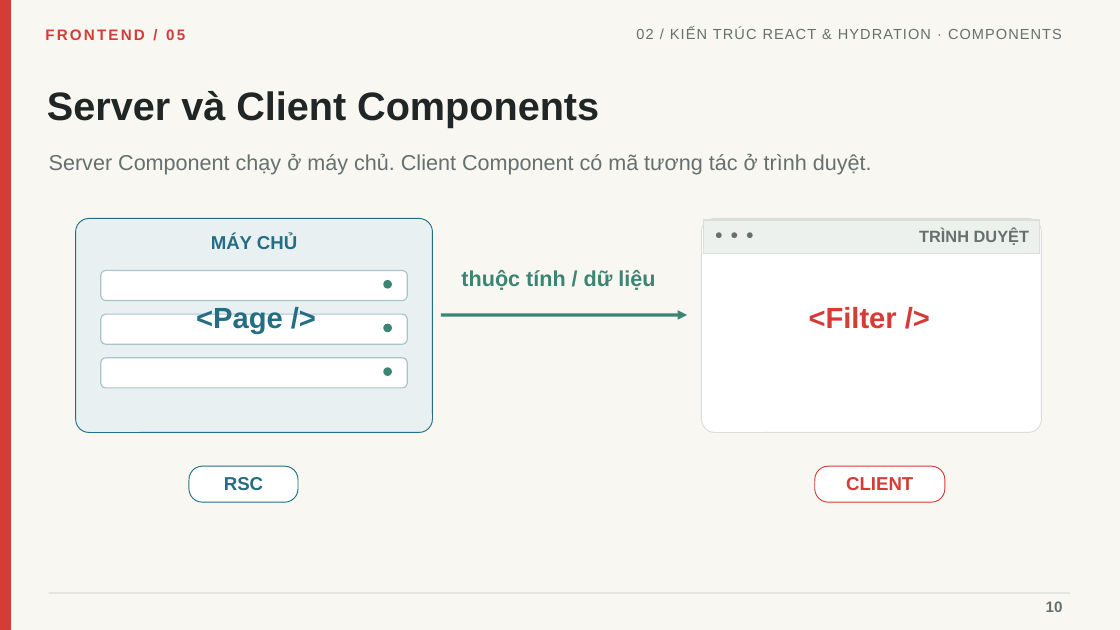
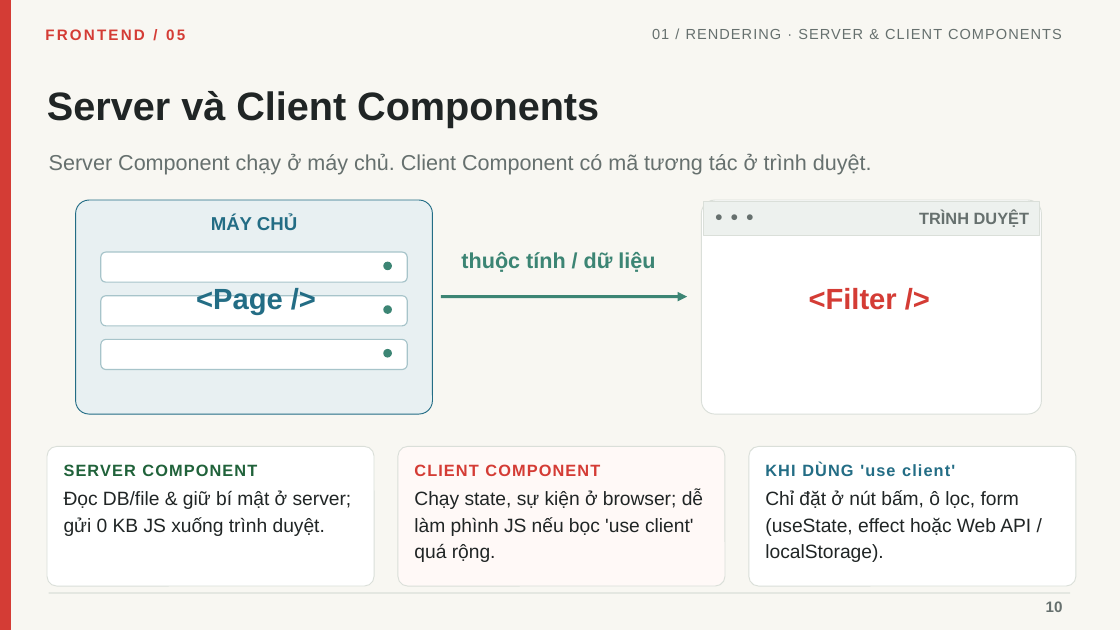
Before and after one commit to linhtn-spec/seminar-nextjs, a slide deck: slide 10 of Seminar_05_Frontend_Roadmap_Tieng_Viet_Da_Chinh_Sua.pptx. Drawn at 1120x630 pixels with LibreOffice and Linux fonts; fonts in the diff are those of the drawing. Boxes give left, top, right and bottom in pixels: in the first picture for what was removed or moved away, otherwise in the second. Text is boxed around its words. In the diff, an @@ line names an element or a change of style, - is before the commit and + after.

```diff
--- a/Seminar_05_Frontend_Roadmap_Tieng_Viet_Da_Chinh_Sua.pptx
+++ b/Seminar_05_Frontend_Roadmap_Tieng_Viet_Da_Chinh_Sua.pptx
@@ text at (652, 29, 1062, 39): text changed @@
-02 / KIẾN TRÚC REACT & HYDRATION · COMPONENTS
+01 / RENDERING · SERVER & CLIENT COMPONENTS
@@ 6 texts, 5 rounded rectangles, 3 ellipses, 1 rectangle, 1 arrow: place and size @@
-6 texts, 5 rounded rectangles, 3 ellipses, 1 rectangle, 1 arrow at (76, 218, 1042, 433)
+6 texts, 5 rounded rectangles, 3 ellipses, 1 rectangle, 1 arrow at (76, 200, 1042, 414)
@@ rounded rectangle added at (47, 446, 374, 586), fill #FFFFFF, outline #DADFD9 0.8 pt @@
@@ rounded rectangle added at (398, 446, 725, 586), fill #FFF9F7, outline #DADFD9 0.8 pt @@
@@ rounded rectangle added at (749, 446, 1076, 586), fill #FFFFFF, outline #DADFD9 0.8 pt @@
@@ text added at (64, 464, 257, 476), 14 pt, text #20623A, bold @@
+SERVER COMPONENT
@@ rounded rectangle removed at (189, 466, 298, 502) @@
@@ text removed at (224, 477, 263, 490) @@
-RSC
@@ text at (414, 464, 600, 476): text changed; size 16 to 14 pt @@
-CLIENT
+CLIENT COMPONENT
@@ text added at (765, 463, 955, 476), 14 pt, text #236D85, bold @@
+KHI DÙNG 'use client'
@@ rounded rectangle removed at (815, 466, 945, 502) @@
@@ text added at (64, 490, 352, 536), 16.5 pt, text #202525 @@
+Đọc DB/file & giữ bí mật ở server; gửi 0 KB JS xuống trình duyệt.
@@ text added at (414, 490, 703, 562), 16.5 pt, text #202525 @@
+Chạy state, sự kiện ở browser; dễ làm phình JS nếu bọc 'use client' quá rộng.
@@ text added at (765, 490, 1031, 562), 16.5 pt, text #202525 @@
+Chỉ đặt ở nút bấm, ô lọc, form (useState, effect hoặc Web API / localStorage).
```
Also in this commit, not shown: 19 other slides changed, 8 slides added, 7 slides removed, 25 other files.
